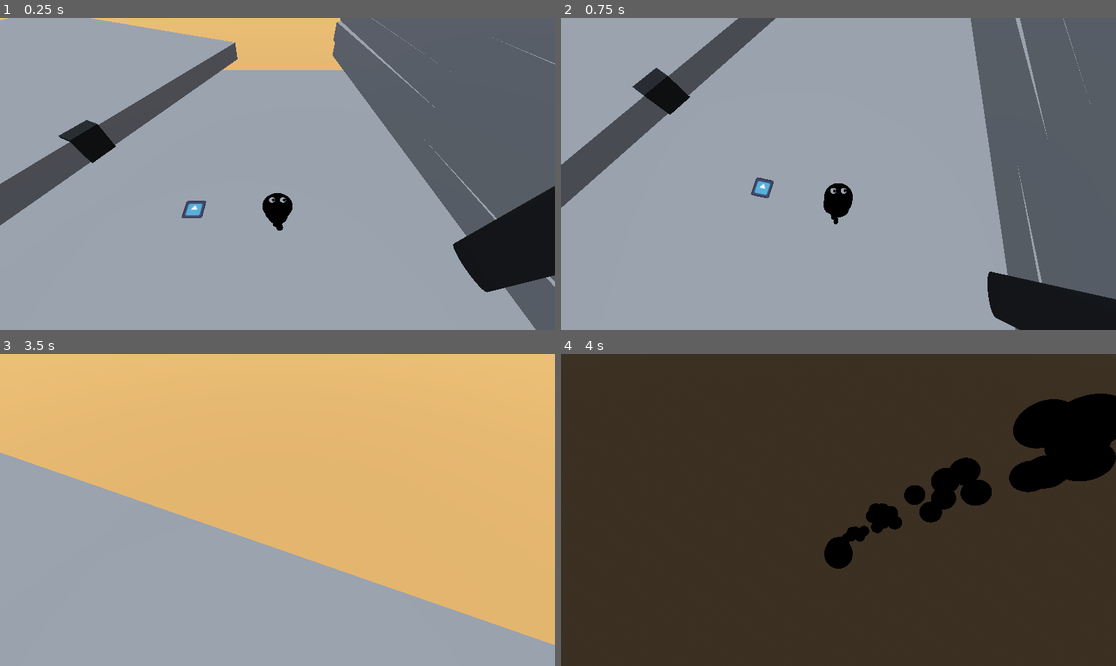
Above: before the commit, frames 1-4 (two rows, left to right).
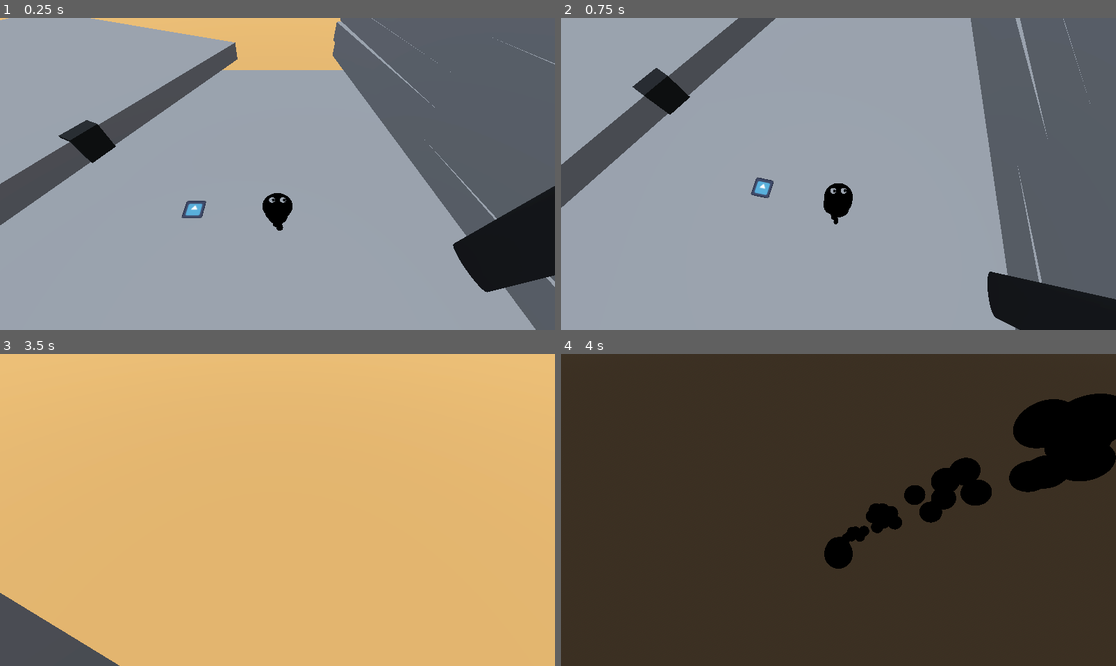
Above: after the commit, the same moments.

Repository: fossinating/trianglegamejam
Game: Godot game, scene res://levels/workshop.tscn
Same seed, same stepped clock (60 frames per second), same inputs: the game is played once before the commit and once after it. The engine's default icon, where the game draws it, is replaced by a stand-in: a white triangle on a blue panel in a dark square.
Inputs (mouse positions are in pixels of both pictures, inside the frame that each line leads up to):
- Up to frame 1 (0.25 s): no input
- Up to frame 2 (0.75 s): tap Enter at 0.5 s; move the mouse to (810, 236) at 0.52 s; hold W (move_up) from 0.53 s (still down); tap Down (cam_down) at 0.6 s
- Up to frame 3 (3.5 s): tap Space (jump) at 0.77, 1.52, 3.02 s; move the mouse to (316, 513) at 1.27 s; tap Left (cam_left) at 1.35 s; move the mouse to (233, 506) at 2.02 s; tap Right (cam_right) at 2.1 s; move the mouse to (283, 510) at 2.77 s; release W (move_up) at 2.78 s; hold A (move_left) from 2.78 s (still down); tap Up (cam_up) at 2.85 s
- Up to frame 4 (4 s): move the mouse to (816, 503) at 3.52 s; release A (move_left) at 3.53 s; hold W (move_up) from 3.53 s (still down); hold Right mouse button (camera_rotate) from 3.53 s (still down); tap Space (jump) at 3.77 s

Frames 1-2 are identical in both runs. In frame 3, 38% of the frame differs, in the area x 0-100%, y 31-100%; in frame 4, nothing differs.

Commit message:
Reimplement spring arm by adding layer 2 to canvases, will be slightly awkward if right up against higher canvas after dropping down

Diff:
--- a/entities/player/camera_controller.gd
+++ b/entities/player/camera_controller.gd
@@ -7,7 +7,7 @@
 var pitch_input := 0.0
 var cam_invert_y := true
 var cam_invert_x := false
-var min_pitch_angle := 0
+var min_pitch_angle := 10
 var max_pitch_angle := 90
 
 @onready var twist_pivot := self
--- a/entities/player/player.gd
+++ b/entities/player/player.gd
@@ -30,13 +30,13 @@
 @onready var ink_waterfall_detection_raycast: RayCast3D = $"Ink Waterfall Detection"
 @onready var ink_burst_particles_scene: PackedScene = preload("res://entities/effects/ink_burst_particles.tscn")
 
-@onready var animation_tree: AnimationTree = $AnimationTree
+#@onready var animation_tree: AnimationTree = $AnimationTree
 
 @onready var skeleton: Skeleton3D = $"blob/Armature/Skeleton3D"
 
 var swim_val := 0.0
-enum ModelStates { JUMP, SWIM }
-var currentAnim = ModelStates.JUMP
+#enum ModelStates { JUMP, SWIM }
+#var currentAnim = ModelStates.JUMP
 var blend_speed = 15
 
 var landing_velocity: Vector3
@@ -98,9 +98,9 @@
 
 	if climbing_waterfall:
 		velocity.y += jump_gravity * delta
-		currentAnim = ModelStates.SWIM
-	else:
-		currentAnim = ModelStates.JUMP
+		#currentAnim = ModelStates.SWIM
+	#else:
+		#currentAnim = ModelStates.JUMP
 
 	var is_on_surface = is_on_floor() or climbing_waterfall
 
@@ -116,7 +116,7 @@
 		item_grabber.drop_current_item()
 		#add_child(ink_burst_particles_scene.instantiate())
 
-	handle_animations(delta)
+	#	handle_animations(delta)
 
 	# Setup handling of landing
 
@@ -169,12 +169,12 @@
 	airborne_eyes.visible = airborne_visuals.visible
 
 
-func handle_animations(delta):
-	match currentAnim:
-		ModelStates.JUMP:
-			swim_val = lerpf(swim_val, 0, blend_speed * delta)
-		ModelStates.SWIM:
-			swim_val = lerpf(swim_val, 1, blend_speed * delta)
+#func handle_animations(delta):
+	#match currentAnim:
+		#ModelStates.JUMP:
+			#swim_val = lerpf(swim_val, 0, blend_speed * delta)
+		#ModelStates.SWIM:
+			#swim_val = lerpf(swim_val, 1, blend_speed * delta)
 
-func update_tree():
-	animation_tree["parameters/BlendTree/Swim/blend_amount"] = swim_val
+#func update_tree():
+	#animation_tree["parameters/BlendTree/Swim/blend_amount"] = swim_val
--- a/entities/player/player.tscn
+++ b/entities/player/player.tscn
@@ -1,16 +1,19 @@
-[gd_scene load_steps=35 format=4 uid="uid://bqvbt7ofxnn0b"]
+[gd_scene load_steps=36 format=4 uid="uid://bqvbt7ofxnn0b"]
 
 [ext_resource type="Script" path="res://entities/player/player.gd" id="1_boxuu"]
 [ext_resource type="Texture2D" uid="uid://dajp6o4brj5i1" path="res://entities/player/blob_PS New Group 1 Image 3 (MAT_ Mat_Blob).png" id="2_dvct0"]
 [ext_resource type="PackedScene" uid="uid://kesgwtbvfg1h" path="res://entities/player/googly_eye.tscn" id="2_kn8ih"]
 [ext_resource type="Script" path="res://libraries/better_animation_tree.gd" id="2_x8lhm"]
 [ext_resource type="Texture2D" uid="uid://cakdw32wvyfjc" path="res://entities/player/blob_layersmerged_New Group 1_bake.png" id="3_rbppb"]
-[ext_resource type="AnimationLibrary" path="res://entities/player/blob_anims.res" id="3_ygj2r"]
+[ext_resource type="AnimationLibrary" uid="uid://clu7brywt384c" path="res://entities/player/blob_anims.res" id="3_ygj2r"]
 [ext_resource type="Script" path="res://entities/player/camera_controller.gd" id="5_dosi8"]
 [ext_resource type="PackedScene" uid="uid://drkibph2ps23s" path="res://entities/player/components/interaction_manager/interaction_manager.tscn" id="6_35t6f"]
 [ext_resource type="PackedScene" uid="uid://clyi4pgeg23vg" path="res://entities/player/components/item_grabber/item_grabber.tscn" id="7_bc2mm"]
 
 [sub_resource type="SphereShape3D" id="SphereShape3D_vstp2"]
+
+[sub_resource type="AnimationNodeAnimation" id="AnimationNodeAnimation_dse82"]
+animation = &"Airborne"
 
 [sub_resource type="AnimationNodeAnimation" id="AnimationNodeAnimation_1qkjb"]
 animation = &"Airborne"
@@ -31,14 +34,16 @@
 nodes/output/position = Vector2(460, 160)
 node_connections = [&"Swim", 0, &"Airborne", &"Swim", 1, &"Idle", &"output", 0, &"Swim"]
 
-[sub_resource type="AnimationNodeStateMachineTransition" id="AnimationNodeStateMachineTransition_pgudv"]
+[sub_resource type="AnimationNodeStateMachineTransition" id="AnimationNodeStateMachineTransition_qqc38"]
 advance_mode = 2
 
 [sub_resource type="AnimationNodeStateMachine" id="AnimationNodeStateMachine_s0b7s"]
+states/Airborne/node = SubResource("AnimationNodeAnimation_dse82")
+states/Airborne/position = Vector2(341.07, 71.06)
 states/BlendTree/node = SubResource("AnimationNodeBlendTree_sntd4")
 states/BlendTree/position = Vector2(438, 170)
-transitions = ["Start", "BlendTree", SubResource("AnimationNodeStateMachineTransition_pgudv")]
-graph_offset = Vector2(-42, 10)
+transitions = ["Start", "Airborne", SubResource("AnimationNodeStateMachineTransition_qqc38")]
+graph_offset = Vector2(-24.93, 34.06)
 
 [sub_resource type="StandardMaterial3D" id="StandardMaterial3D_twld5"]
 resource_name = "Mat_Blob"
@@ -240,7 +245,6 @@
 shape = SubResource("SphereShape3D_vstp2")
 
 [node name="AnimationTree" type="AnimationTree" parent="."]
-active = false
 root_node = NodePath("../blob")
 tree_root = SubResource("AnimationNodeStateMachine_s0b7s")
 anim_player = NodePath("../blob/AnimationPlayer")
@@ -260,28 +264,28 @@
 bones/0/rest = Transform3D(1, -1.81971e-16, -5.60351e-17, -5.60351e-17, -0.562527, 0.826779, -1.81971e-16, -0.826779, -0.562527, 0, 0, 0)
 bones/0/enabled = true
 bones/0/position = Vector3(0, 0, 0)
-bones/0/rotation = Quaternion(0.904852, -6.06846e-17, -6.87011e-17, -0.425727)
+bones/0/rotation = Quaternion(0.9167, -5.86372e-17, -7.05118e-17, -0.399576)
 bones/0/scale = Vector3(1, 1, 1)
 bones/1/name = "Bone.001"
 bones/1/parent = 0
 bones/1/rest = Transform3D(1, -8.88178e-16, -2.38419e-07, -1.42303e-08, 0.998217, -0.0596863, 2.37994e-07, 0.0596863, 0.998217, 1.32349e-23, 3.89105, 1.19209e-07)
 bones/1/enabled = true
 bones/1/position = Vector3(1.32349e-23, 3.89105, 1.19209e-07)
-bones/1/rotation = Quaternion(-0.0564366, -1.19019e-07, 6.72777e-09, 0.998406)
+bones/1/rotation = Quaternion(-0.0854788, -1.18567e-07, 3.28647e-09, 0.99634)
 bones/1/scale = Vector3(1, 1, 1)
 bones/2/name = "Bone.002"
 bones/2/parent = 1
 bones/2/rest = Transform3D(1, 3.18721e-08, 2.36279e-07, 0, 0.991024, -0.133681, -2.38419e-07, 0.133681, 0.991024, -2.62396e-14, 3.58134, 1.49012e-07)
 bones/2/enabled = true
 bones/2/position = Vector3(-2.62396e-14, 3.58134, 1.49012e-07)
-bones/2/rotation = Quaternion(-0.112605, 1.18451e-07, 1.34236e-08, 0.99364)
+bones/2/rotation = Quaternion(-0.141485, 1.1801e-07, 1.68663e-08, 0.98994)
 bones/2/scale = Vector3(1, 1, 1)
 bones/3/name = "Bone.003"
 bones/3/parent = -1
 bones/3/rest = Transform3D(-1, 4.26326e-14, -3.89414e-07, -2.99755e-07, 0.638336, 0.769758, 2.48577e-07, 0.769758, -0.638335, 0, 0, 0)
 bones/3/enabled = true
 bones/3/position = Vector3(0, 0, 0)
-bones/3/rotation = Quaternion(-1.0277e-07, 0.849357, 0.527819, -1.65376e-07)
+bones/3/rotation = Quaternion(-9.73675e-08, 0.833631, 0.552322, -1.67094e-07)
 bones/3/scale = Vector3(1, 1, 0.999999)
 
 [node name="mesh" type="MeshInstance3D" parent="blob/Armature/Skeleton3D"]
@@ -290,7 +294,7 @@
 surface_material_override/0 = SubResource("StandardMaterial3D_fnsiu")
 
 [node name="EyesBoneAttachment3D" type="BoneAttachment3D" parent="blob/Armature/Skeleton3D"]
-transform = Transform3D(-1, 3.2685e-13, -3.89414e-07, -3.49154e-07, 0.442814, 0.896612, 1.72439e-07, 0.896613, -0.442814, 0, 0, 0)
+transform = Transform3D(-1, 2.22424e-08, -3.86146e-07, -3.46917e-07, 0.38988, 0.920865, 1.71033e-07, 0.920866, -0.38988, 0, 0, 0)
 bone_name = "Bone.003"
 bone_idx = 3
 
@@ -301,7 +305,7 @@
 transform = Transform3D(9.01099, 4.47081, 4.71918, -0.114211, 8.17378, -7.52549, -6.49968, 6.05459, 6.67481, 1.95145, 4.09994, 3.26156)
 
 [node name="BoneAttachment3D2" type="BoneAttachment3D" parent="blob/Armature/Skeleton3D"]
-transform = Transform3D(1, -2.02505e-13, 2.55795e-13, -3.12639e-13, -0.857241, 0.514915, 1.13687e-13, -0.514915, -0.857241, -1.90226e-13, -5.06015, -5.48215)
+transform = Transform3D(1, 1.27261e-08, 5.37048e-09, 9.95149e-09, -0.933401, 0.358834, 9.57937e-09, -0.358834, -0.933401, 4.91395e-08, -5.49756, -5.02058)
 bone_name = "Bone.002"
 bone_idx = 2
 
--- a/globals/Util.gd
+++ b/globals/Util.gd
@@ -10,7 +10,7 @@
 func _ready() -> void:
 	process_mode = Node.PROCESS_MODE_ALWAYS
 
-func _process(delta: float) -> void:
+func _process(_delta: float) -> void:
 	if Input.is_action_just_pressed("pause"):
 		pause()
 
--- a/levels/workshop.tscn
+++ b/levels/workshop.tscn
@@ -57,6 +57,7 @@
 
 [node name="StaticBody3D" type="StaticBody3D" parent="."]
 transform = Transform3D(1, 0, 0, 0, 1, 0, 0, 0, 1, 0, -0.5, 0)
+collision_layer = 3
 
 [node name="CollisionShape3D" type="CollisionShape3D" parent="StaticBody3D"]
 shape = SubResource("BoxShape3D_eapep")
@@ -69,6 +70,7 @@
 
 [node name="StaticBody3D3" type="StaticBody3D" parent="."]
 transform = Transform3D(-0.993294, 0, -0.115613, 0, 1, 0, 0.115613, 0, -0.993294, 17.604, 0.499999, -3.54682)
+collision_layer = 3
 
 [node name="CollisionShape3D" type="CollisionShape3D" parent="StaticBody3D3"]
 transform = Transform3D(1, 0, 0, 0, 1, 0, 0, 0, 1, 0, 3.75, 0)
@@ -126,6 +128,7 @@
 
 [node name="StaticBody3D2" type="StaticBody3D" parent="."]
 transform = Transform3D(0.912206, 0, -0.409732, 0, 1, 0, 0.409732, 0, 0.912206, -13.4238, 0.5, -6.65619)
+collision_layer = 3
 
 [node name="CollisionShape3D" type="CollisionShape3D" parent="StaticBody3D2"]
 shape = SubResource("BoxShape3D_eapep")
@@ -151,6 +154,7 @@
 
 [node name="table surface" type="MeshInstance3D" parent="."]
 transform = Transform3D(1, 0, 0, 0, 1, 0, 0, 0, 1, 0, -0.9, 0)
+layers = 3
 mesh = SubResource("BoxMesh_pglni")
 
 [node name="Item Delivery Point" parent="." instance=ExtResource("3_nogm7")]
